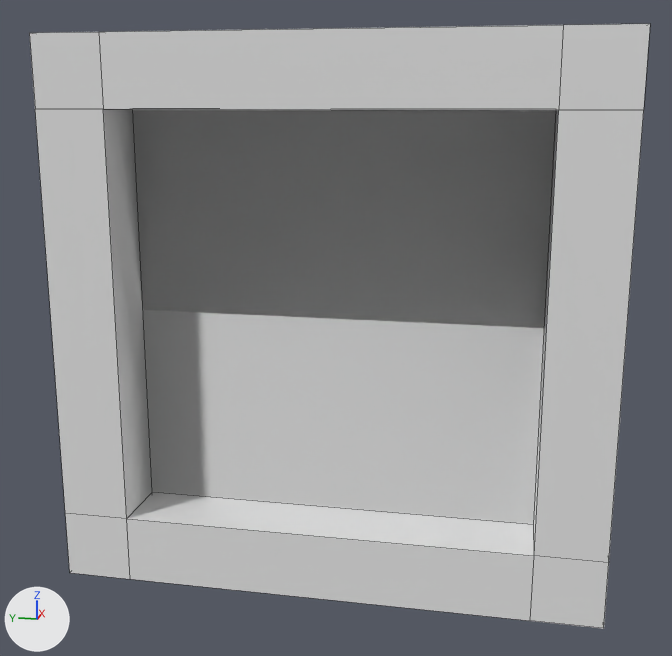
Renders of the OBJ model resource/Graphics/cube3.obj from each side of a commit.
Rendered twice from a camera (50 mm lens) standing at (-2.011, -0.328, 0.391) and looking at (-0.039, 0.066, -0.102). The axes (+X, +Y, +Z) are drawn at lower left. The lights are the same throughout. Mesh edges are drawn as thin lines. Where no turn or scale is listed for an object, it has been applied to the vertices.
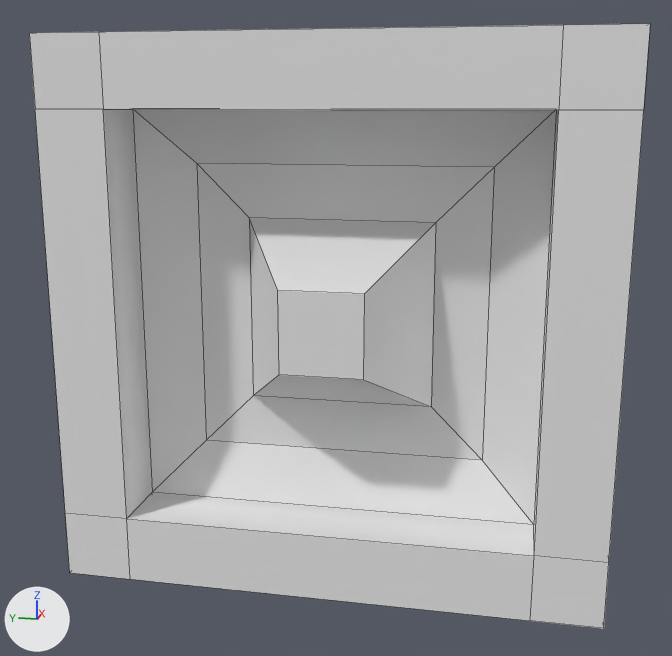
Commit message: update cube 3

Pixel boxes [x1, y1, x2, y2] of what changed, in the pictures (672 x 656 px):
```json
{"part": 1, "of": "me_cube", "change": "built on", "before": [133, 109, 556, 525], "after": [133, 109, 556, 525]}
```

The change, as JSON lines over the scene's bpy script:
```json
{"block": "me_cube", "where": "# used by ob_cube; location = (0.0, 0.0, 0.0)"}
{"op": "remove", "block": "me_cube", "code": "me_cube.from_pydata(...)  # 64 vertices, 78 faces; spans x -0.5..0.5, y -0.5..0.5, z -0.5..0.5"}
{"op": "add", "block": "me_cube", "code": "me_cube.from_pydata(...)  # 76 vertices, 85 faces; spans x -0.5..0.5, y -0.5..0.5, z -0.5..0.5"}
{"block": "me_cube", "change": "me_cube part 1"}
{"block": "me_cube", "change": "6 faces are deleted"}
{"block": "me_cube", "change": "12 vertices are added at x -0.5..-0.325, y -0.275..0.275, z -0.275..0.275"}
{"block": "me_cube", "change": "13 new faces join them"}
```
